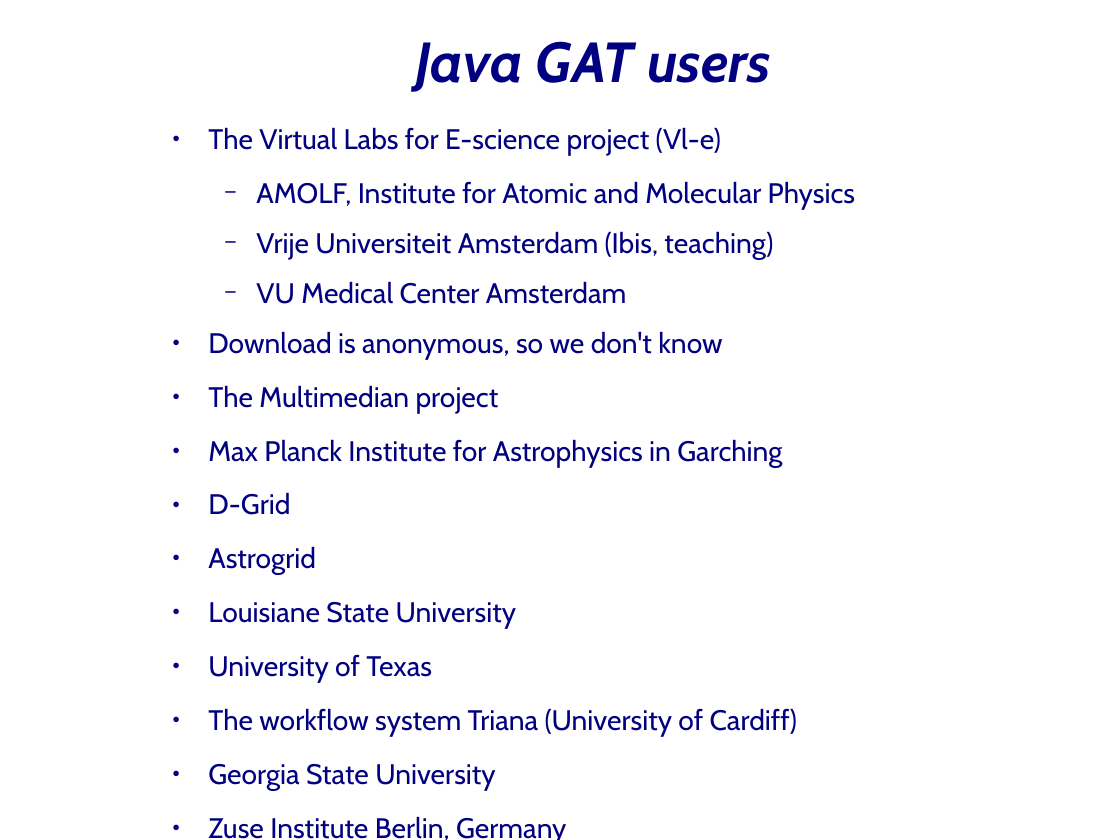
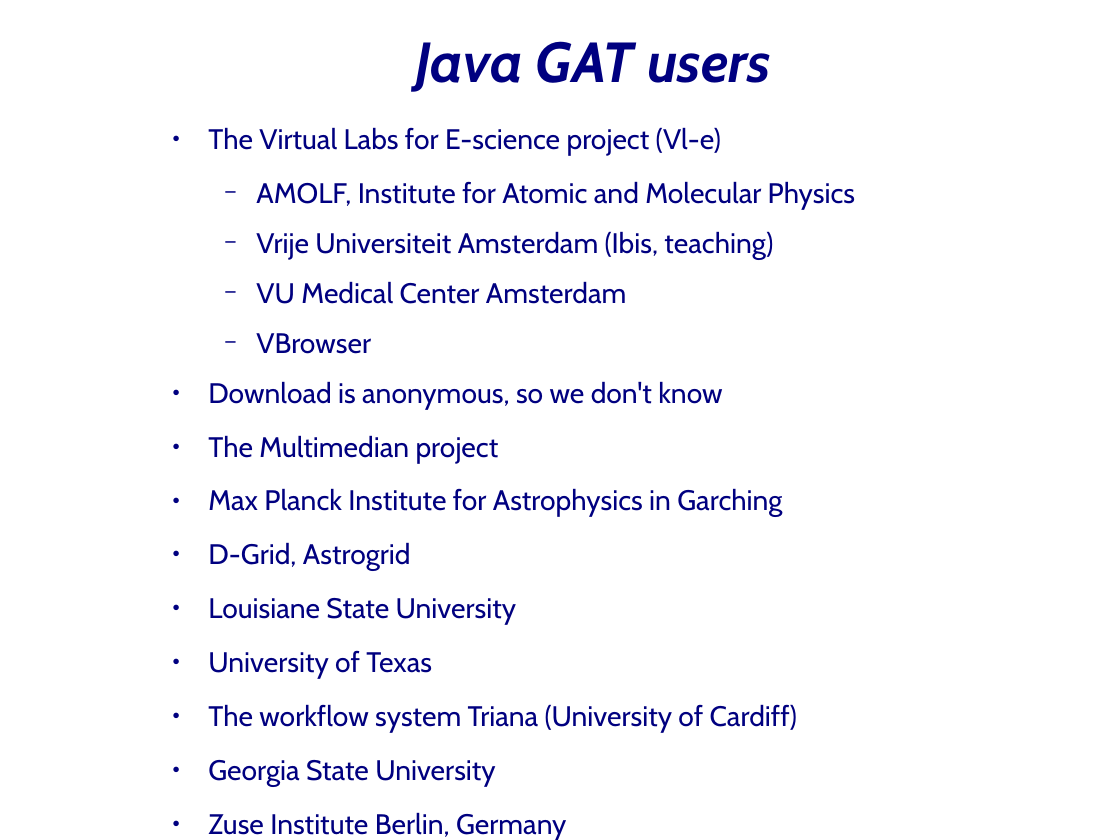
Before and after one commit to JungleComputing/barnes-demo, a slide deck: slide 15 of presentation.odp (slide 26 before the commit). Drawn at 1120x840 pixels with LibreOffice and Linux fonts; fonts in the diff are those of the drawing; background and template pictures are left out. Boxes give left, top, right and bottom in pixels: in the first picture for what was removed or moved away, otherwise in the second. Text is boxed around its words. In the diff, an @@ line names an element or a change of style, - is before the commit and + after.

```diff
--- a/presentation.odp
+++ b/presentation.odp
@@ text at (256, 333, 371, 354): paragraph added @@
+  − VBrowser
@@ text at (208, 542, 411, 571): text changed @@
-● D-Grid
-● Astrogrid
+● D-Grid, Astrogrid
```
Also in this commit, not shown: 7 other slides changed, 3 slides added, 1 slide removed.
